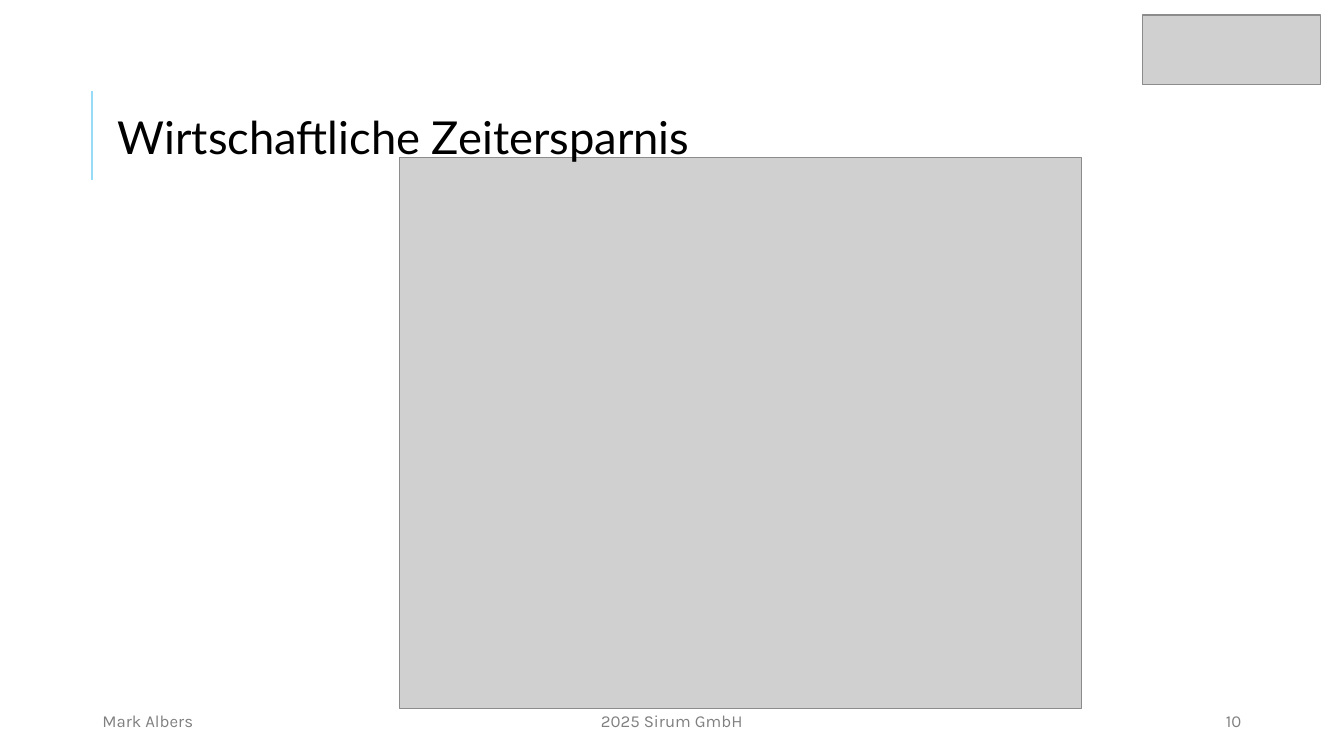
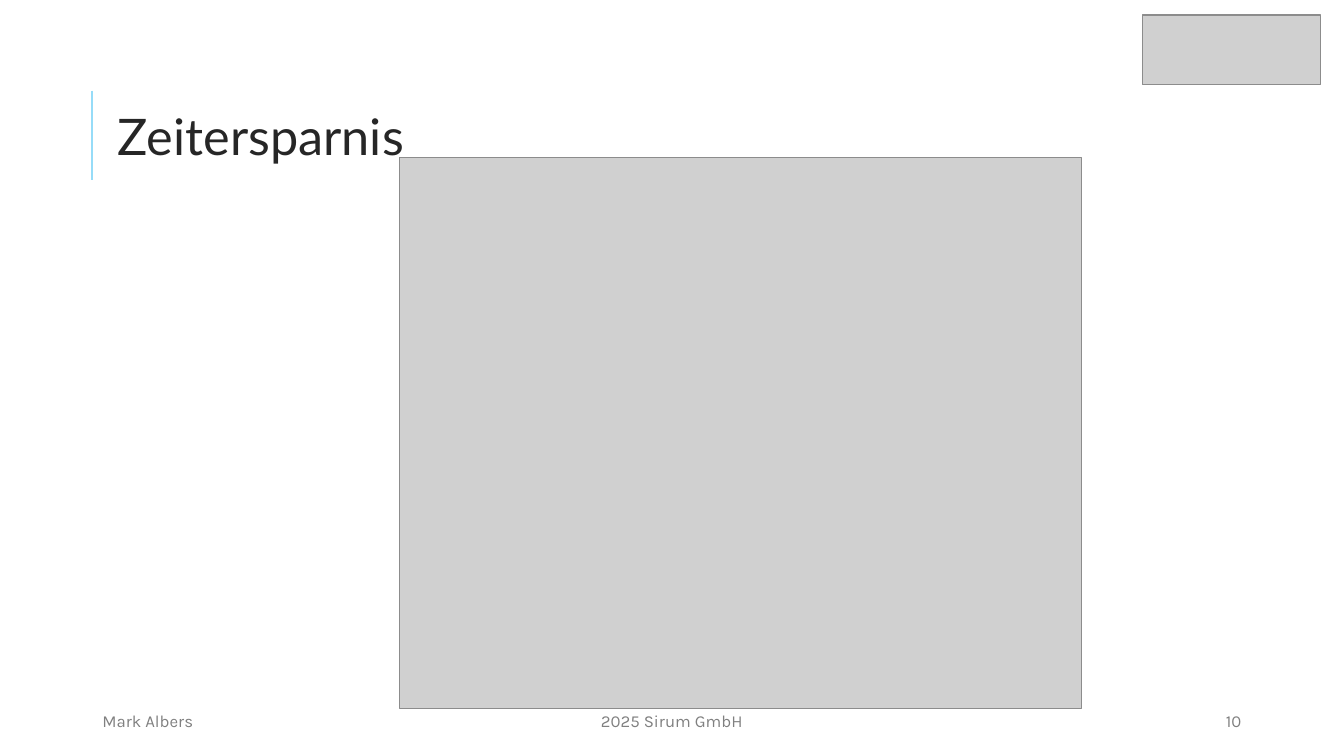
Before and after one commit to mork02/IHK-Projekt, a slide deck: slide 10 of Präsentation/Entwicklung eines Odoo-Moduls zur ZIP-komprimierten Dateiverwaltung im Dokumentenmanagementsystem.pptx. Drawn at 1344x756 pixels with LibreOffice and Linux fonts; fonts in the diff are those of the drawing; grey boxes stand for pictures. Boxes give left, top, right and bottom in pixels: in the first picture for what was removed or moved away, otherwise in the second. Text is boxed around its words. In the diff, an @@ line names an element or a change of style, - is before the commit and + after.

```diff
--- a/Präsentation/Entwicklung eines Odoo-Moduls zur ZIP-komprimierten Dateiverwaltung im Dokumentenmanagementsystem.pptx
+++ b/Präsentation/Entwicklung eines Odoo-Moduls zur ZIP-komprimierten Dateiverwaltung im Dokumentenmanagementsystem.pptx
@@ title at (118,118,404,164): text changed; size 32.4 to 36 pt; text colour #000000 to #262626 @@
-Wirtschaftliche Zeitersparnis
+Zeitersparnis
```
Also in this commit, not shown: 13 other slides changed, 1 slide added.
